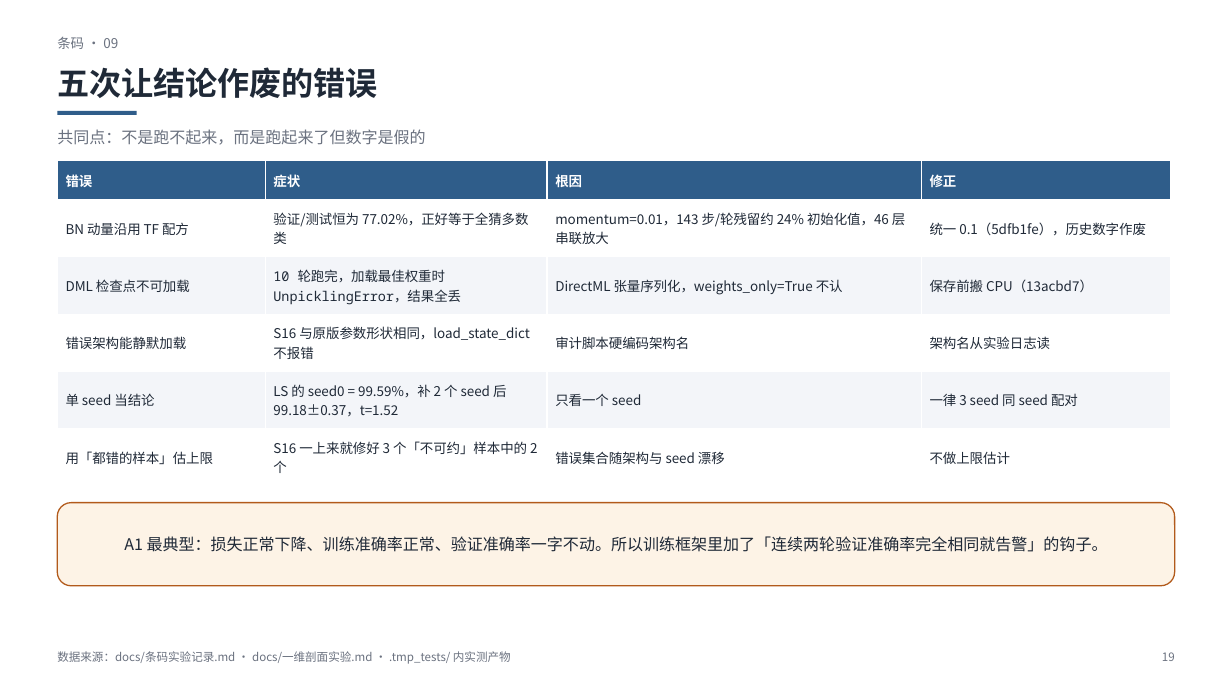
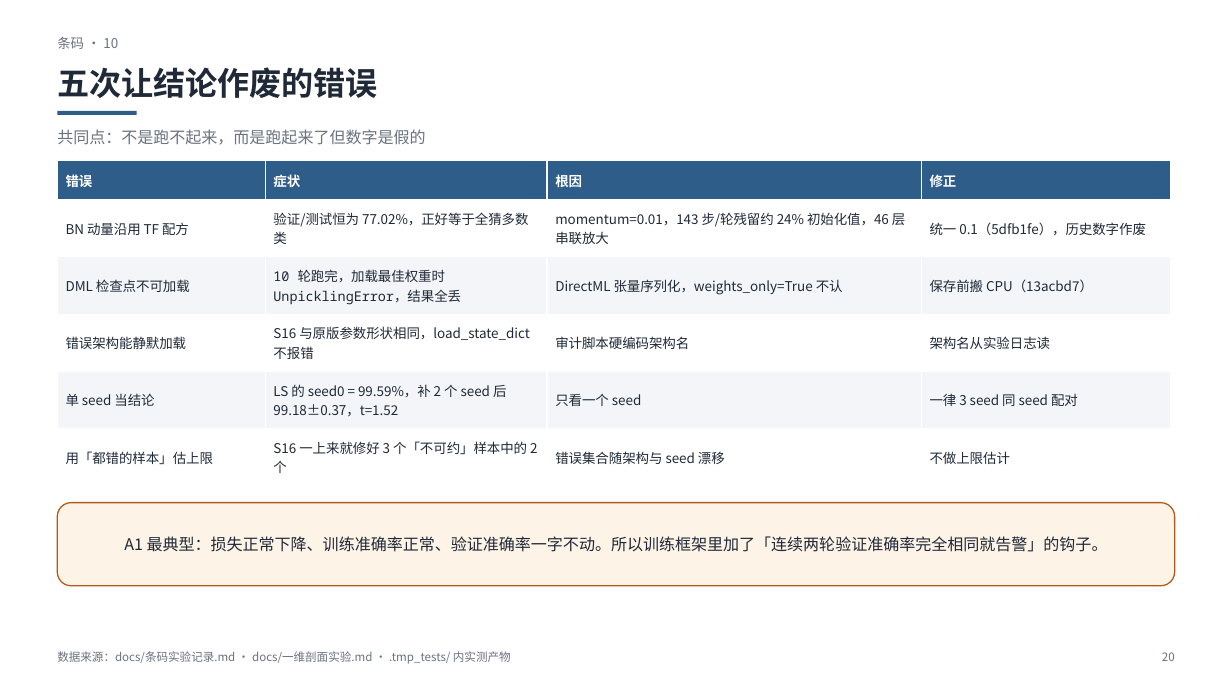
Before and after one commit to adddd392/study0, a slide deck: slide 20 of slides/第三周汇报.pptx (slide 19 before the commit). Drawn at 1232x693 pixels with LibreOffice and Linux fonts; fonts in the diff are those of the drawing. Boxes give left, top, right and bottom in pixels: in the first picture for what was removed or moved away, otherwise in the second. Text is boxed around its words. In the diff, an @@ line names an element or a change of style, - is before the commit and + after.

```diff
--- a/slides/第三周汇报.pptx
+++ b/slides/第三周汇报.pptx
@@ text at [57, 37, 118, 49]: text changed @@
-条码 · 09
+条码 · 10
@@ text at [1162, 652, 1175, 661]: text changed @@
-19
+20
```
Also in this commit, not shown: 10 other slides changed, 1 slide added, 2 other files.
